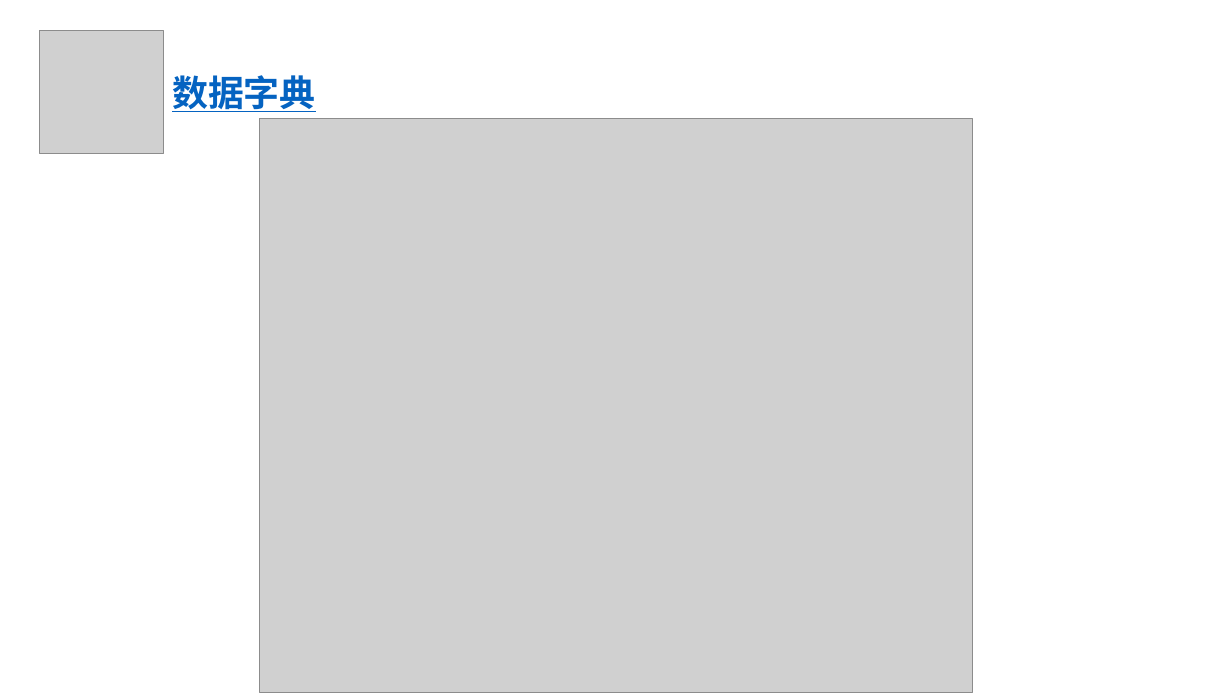
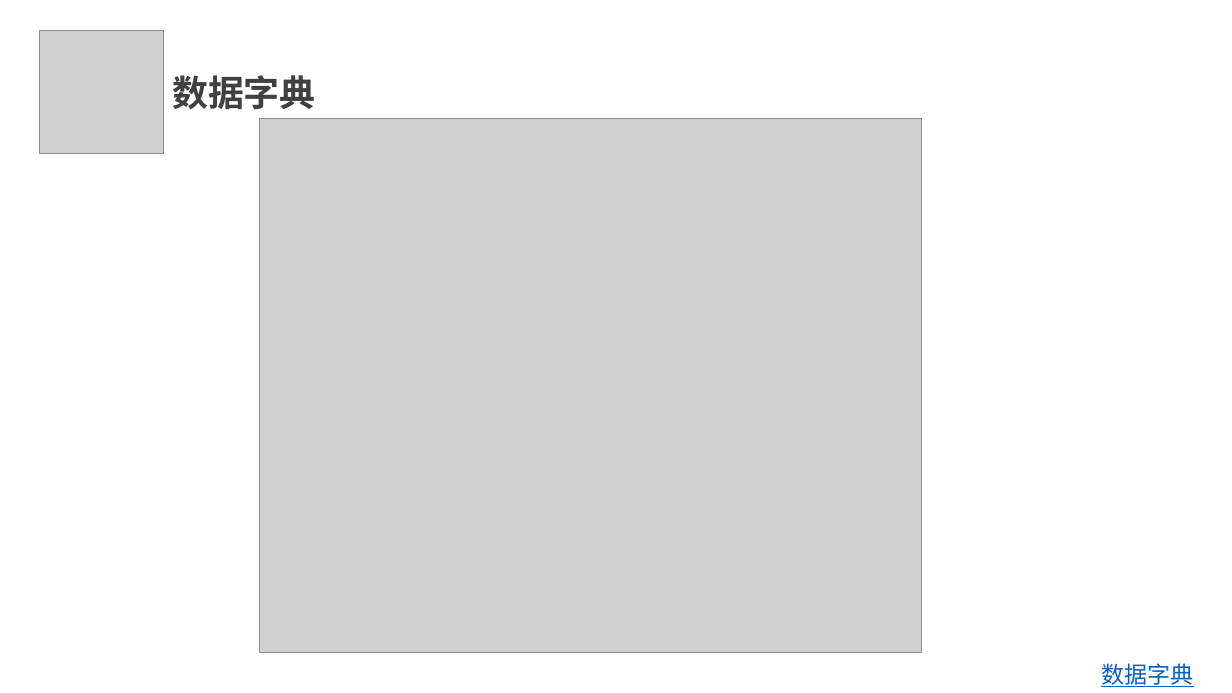
Before and after one commit to SE2020-G7/footprint, a slide deck: slide 24 of 评审PPT/需求分析/项目需求设计-G07.pptx. Drawn at 1232x693 pixels with LibreOffice and Linux fonts; fonts in the diff are those of the drawing; grey boxes stand for pictures. Boxes give left, top, right and bottom in pixels: in the first picture for what was removed or moved away, otherwise in the second. Text is boxed around its words. In the diff, an @@ line names an element or a change of style, - is before the commit and + after.

```diff
--- a/评审PPT/需求分析/项目需求设计-G07.pptx
+++ b/评审PPT/需求分析/项目需求设计-G07.pptx
@@ text "数据字典" at (x1=172, y1=75, x2=316, y2=109): text colour #0563C1 to #404040, underline off @@
@@ picture resized from (x1=260, y1=118, x2=972, y2=693) to (x1=260, y1=118, x2=921, y2=653) @@
@@ text added at (x1=1101, y1=663, x2=1193, y2=687), 18 pt, text #0563C1, underline @@
+数据字典
```
Also in this commit, not shown: 19 other slides changed, 2 slides added, 2 slides removed.
